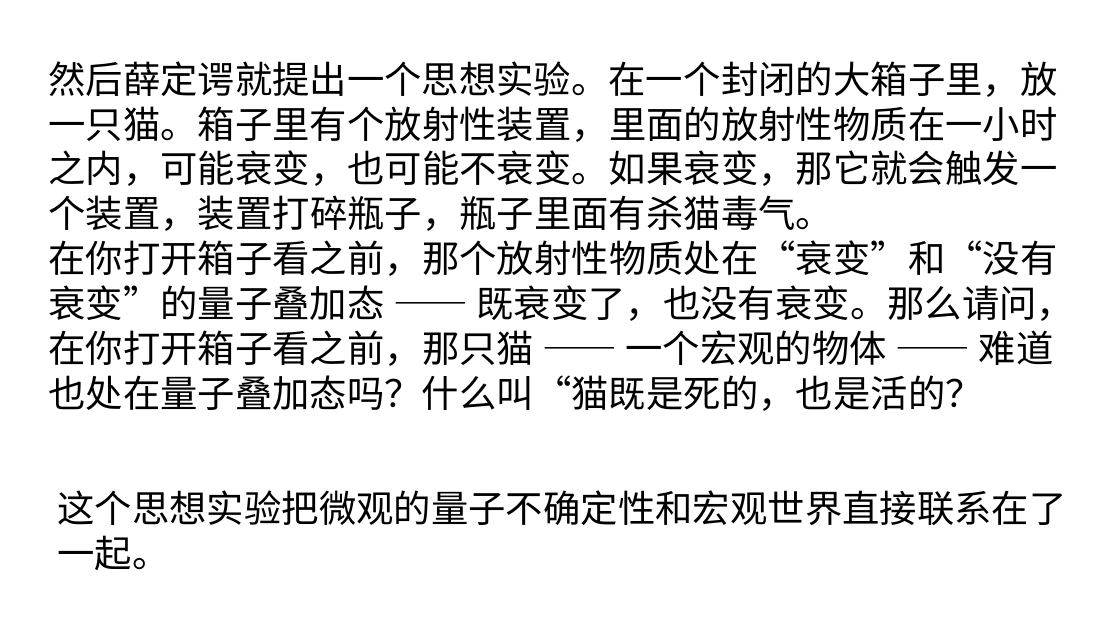
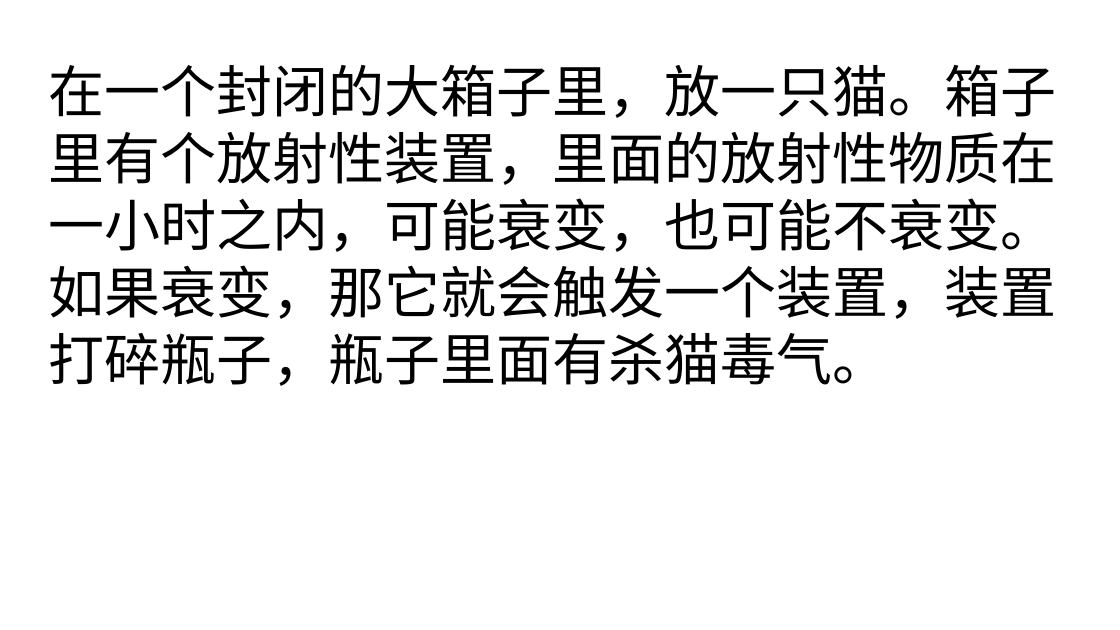
Before and after one commit to FredJiangFei/MyDocuments, a slide deck: slide 10 of 其他/薛定谔的猫/薛定谔的猫 - 副本.pptx (slide 8 before the commit). Drawn at 1120x630 pixels with LibreOffice and Linux fonts; fonts in the diff are those of the drawing. Boxes give left, top, right and bottom in pixels: in the first picture for what was removed or moved away, otherwise in the second. Text is boxed around its words. In the diff, an @@ line names an element or a change of style, - is before the commit and + after.

```diff
--- a/其他/薛定谔的猫/薛定谔的猫 - 副本.pptx
+++ b/其他/薛定谔的猫/薛定谔的猫 - 副本.pptx
@@ text at [48, 65, 1056, 386]: text changed; size 32 to 48 pt @@
-然后薛定谔就提出一个思想实验。在一个封闭的大箱子里，放一只猫。箱子里有个放射性装置，里面的放射性物质在一小时之内，可能衰变，也可能不衰变。如果衰变，那它就会触发一个装置，装置打碎瓶子，瓶子里面有杀猫毒气。
-在你打开箱子看之前，那个放射性物质处在“衰变”和“没有衰变”的量子叠加态 —— 既衰变了，也没有衰变。那么请问，在你打开箱子看之前，那只猫 —— 一个宏观的物体 —— 难道也处在量子叠加态吗？什么叫“猫既是死的，也是活的？
+在一个封闭的大箱子里，放一只猫。箱子里有个放射性装置，里面的放射性物质在一小时之内，可能衰变，也可能不衰变。如果衰变，那它就会触发一个装置，装置打碎瓶子，瓶子里面有杀猫毒气。
@@ text removed at [58, 490, 1067, 570] @@
-这个思想实验把微观的量子不确定性和宏观世界直接联系在了一起。
```
Also in this commit, not shown: 6 other slides changed, 3 slides added.
